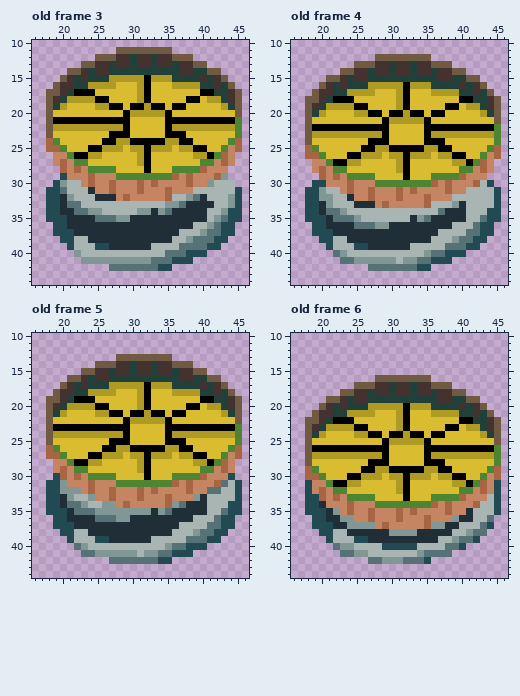
One commit to this pixel-art file: Levels/Resources/UpdatedPalette/LilyPad_Spring.ase. Above: the version before the commit.
64x64 pixels, 10 frames. Shown: old frame 3: x 16..46, y 10..44; old frame 4: x 16..46, y 10..44; old frame 5: x 16..46, y 10..44; old frame 6: x 16..46, y 10..44. The commit also changed other frames, which this record leaves out.
New version:
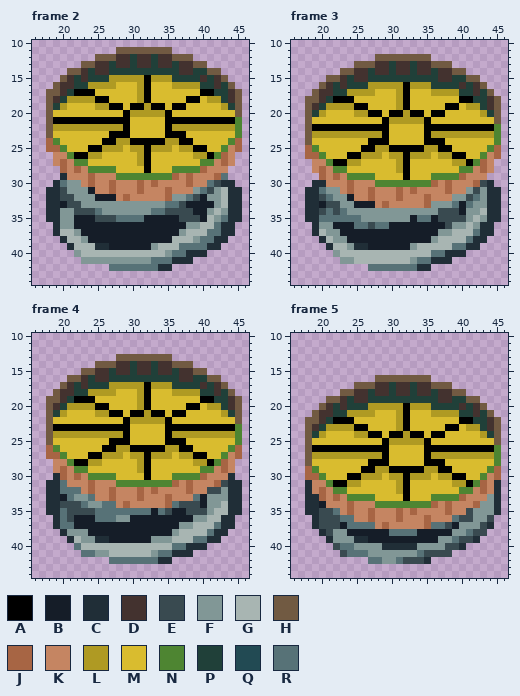
Palette (. is transparent): A #000000  B #151d28  C #202e37  D #43322f  E #394a50  F #819796  G #a8b5b2  H #715a42  J #a76544  K #c58562  L #af9a23  M #d9bc2f  N #4e8532  P #204039  Q #224a53  R #577277
A new or re-ordered frame is compared with the old frame closest to it.
Log entry: drawing + anim for spring
Diff:
layer "Layer 1" removed
frames re-ordered
Changed rows in their new state; - is an unchanged pixel.
Frame 2 against old frame 3, layers "Layer 2", "Layer 3":
first column x 18:
29 --C----------------------R--
30 -CRFF------------------RECC-
31 CCEFFFB--------------FREF-CC
32 CCEEFFFBBB--------FFREBFF-CC
33 CCBEEFFFFFFFFFFFFRREBBBBF-CC
34 CCFFEEERFFFFF--RREEEEBBF--CC
35 CCFFBBBEEERRRRBBBBBEEEB---CC
36 -CFFBBBBBBBBBBBBBBBBFF-G-CC-
37 -CGGFBBBBBBBBBBBBBBF--G--CC-
38 --CG-FBBBBBBBBBBBB--GF--CC--
39 ---C---CCBBBBBBF-------CC---
40 -----------------F--CCC-----
41 ------------------CCC-------
42 ----------------CC----------
Frame 3 against old frame 4, layers "Layer 2", "Layer 3":
first column x 18:
30 -CC----------------------EC-
31 CCRFF------------------FEFCC
32 CCERFFB--------------FFERFCC
33 CCBEEFFBBB--------FFFRBRFFCC
34 CCE-ERFFFFFFFFFFFFFEEEBFF-CC
35 CCRR---RFFFFFFFBR-BEEEEF-FCC
36 -CFFBBB--ERRBBBBBBBBEFF-FCC-
37 -CGFFBBBBBBBBBBBBBBFF--G-CC-
38 --CGFFBBBBBBBBBBBBF--GG-CC--
39 ---C--FCCBBBBBBF----G--CC---
40 ----FG-----------G--CCC-----
41 -----FFGGGGGG-G---CCC-------
42 ----------------CC----------
Frame 4 against old frame 5, layers "Layer 2", "Layer 3":
first column x 18:
30 -C------------------------C-
31 CCR----------------------ECC
32 CCRRR------------------EEFCC
33 CCBRFFR--------------RBFFFCC
34 CCEEERFFRR--------REEEBFF-CC
35 CCREEEERRRRRRRRBREBBEEEF-GCC
36 -CREBBB-----BBBBBBBBBFF-GCC-
37 -CRRBBBBBBBBBBBBBBBFF--G-CC-
38 --CFFFBBBBBBBBBBBBF--GG-CC--
39 ---C-FFCCBBBBBBFFF--G--CC---
40 -----G-----------G--CCC-----
41 ---------GGGG-G---CCC-------
42 ----------------CC----------
Frame 5 against old frame 6, layers "Layer 2", "Layer 3":
first column x 18:
31 C--------------------------C
32 C--------------------------C
33 CC------------------------FC
34 CCB----------------------FFC
35 CCEER------------------EFFFC
36 -CEEERR--------------REEFFE-
37 -CEEEBRRRR--------RREBFFFEC-
38 --CEFFBBBBBBRRRRBBBBBFFREE--
39 ---CFFFCCBBBBBBBBBBFFREEC---
40 ----ERRFFFFCCCCCFFFFEEC-----
41 -----E-RRFFFFFFFREEEE-------
42 -------------REEEC----------
